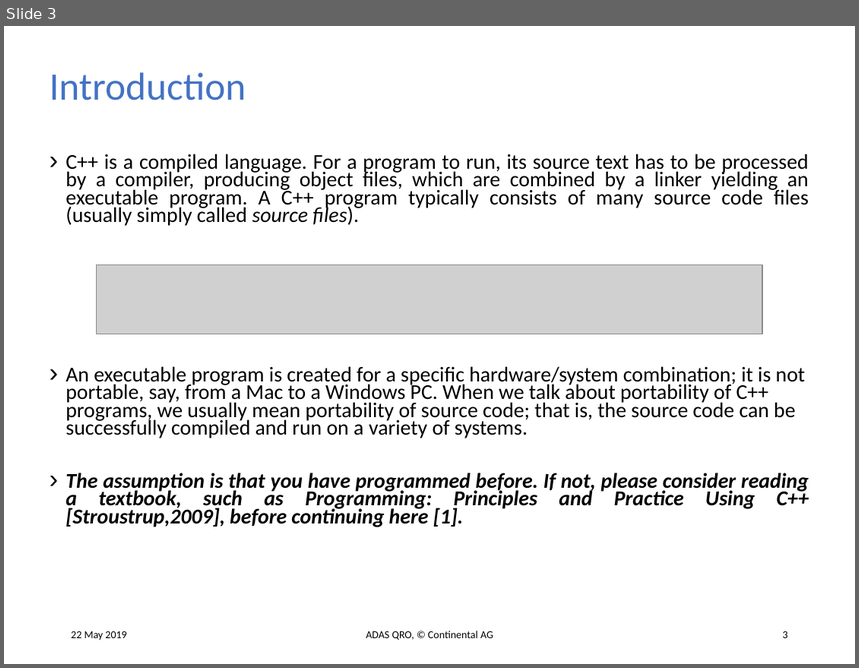
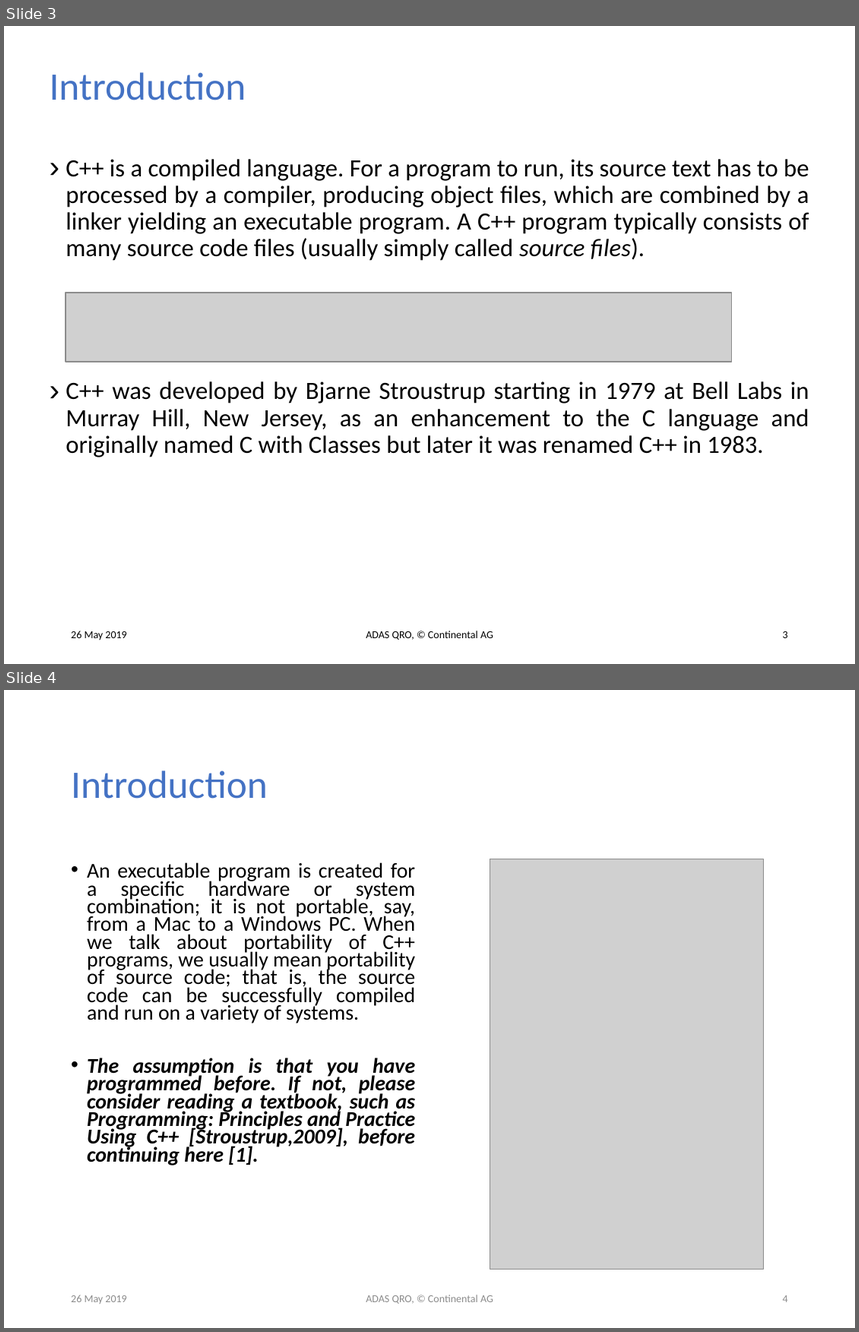
Before and after one commit to tehuano/cpp-basics, a slide deck: c++.pptx. Shown one above the other, each under a label of ours: slide 3 before the commit, slides 3 and 4 after it. The pictures are 859x668 and 859x1332 pixels, drawn with LibreOffice and Linux fonts; fonts in the diff are those of the drawing; grey boxes stand for pictures. Boxes give left, top, right and bottom in pixels: in the first picture for what was removed or moved away, otherwise in the second. Text is boxed around its words. In the diff, an @@ line names an element or a change of style, - is before the commit and + after.

```diff
--- a/c++.pptx
+++ b/c++.pptx
@@ slide 4 added at [4, 690, 855, 1328], background #FFFFFF @@
@@ title added at [71, 771, 268, 799], 33 pt, text #4472C4 @@
+Introduction
@@ text added at [87, 863, 416, 1166], 17.9 pt, text #000000 @@
+• An executable program is created for a specific hardware or system combination; it is not portable, say, from a Mac to a Windows PC. When we talk about portability of C++ programs, we usually mean portability of source code; that is, the source code can be successfully compiled and run on a variety of systems.
+• The assumption is that you have programmed before. If not, please consider reading a textbook, such as Programming: Principles and Practice Using C++ [Stroustrup,2009], before continuing here [1].
@@ picture added at [490, 859, 764, 1270] @@
@@ text added at [71, 1295, 126, 1304], 9 pt, text #8C8C8C @@
+26 May 2019
@@ text added at [366, 1295, 493, 1304], 9 pt, text #8C8C8C @@
+ADAS QRO, © Continental AG
@@ page number added at [783, 1296, 788, 1303], 9 pt, text #8C8C8C @@
+4
@@ slide 3 changed as well @@
@@ text at [66, 159, 810, 261]: size 17.9 to 21 pt in "C++ is a compiled language. For a ..."; line spacing 0.7 to 0.9 @@
@@ picture: place and size @@
-picture at [97, 265, 762, 334]
+picture at [66, 293, 731, 361]
@@ text at [66, 382, 810, 458]: text changed; size 17.9 to 21 pt @@
-› An executable program is created for a specific hardware/system combination; it is not portable, say, from a Mac to a Windows PC. When we talk about portability of C++ programs, we usually mean portability of source code; that is, the source code can be successfully compiled and run on a variety of systems.
-› The assumption is that you have programmed before. If not, please consider reading a textbook, such as Programming: Principles and Practice Using C++ [Stroustrup,2009], before continuing here [1].
+› C++ was developed by Bjarne Stroustrup starting in 1979 at Bell Labs in Murray Hill, New Jersey, as an enhancement to the C language and originally named C with Classes but later it was renamed C++ in 1983.
@@ text at [71, 631, 126, 641]: text changed @@
-22 May 2019
+26 May 2019
```
Also in this commit, not shown: 4 other slides changed, 10 other slides added, 1 other file.
